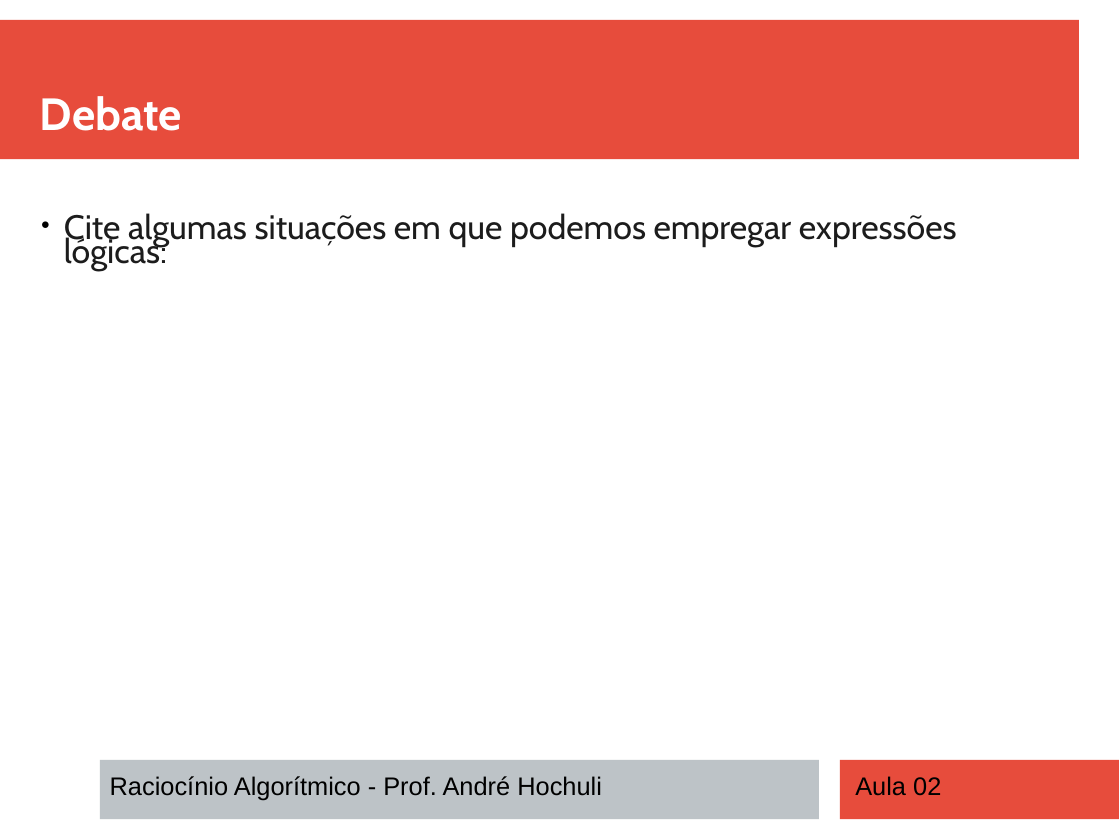
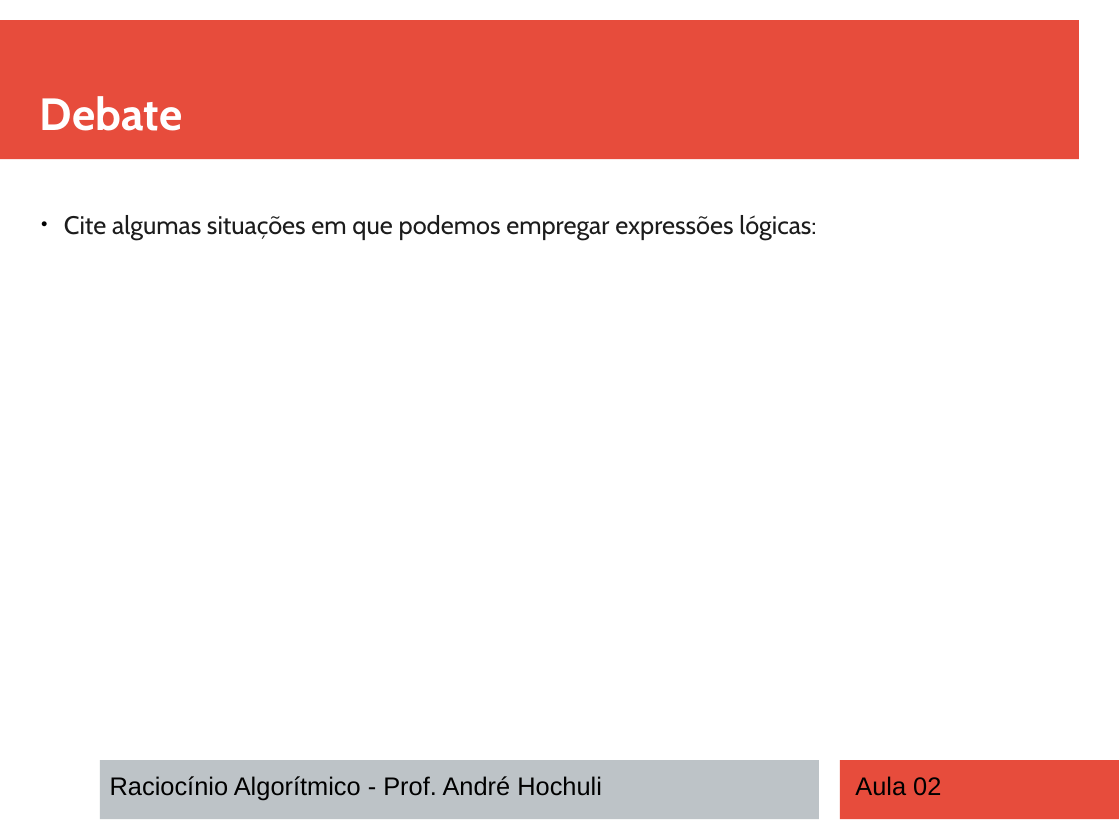
Before and after one commit to andrehochuli/teaching, a slide deck: slide 10 of RaciocinioAlgoritmico/Aula 02 - Estruturas de Seleção (IF)/Aula 02 - Estruturas de Seleção (IF).pptx. Drawn at 1120x840 pixels with LibreOffice and Linux fonts; fonts in the diff are those of the drawing. Boxes give left, top, right and bottom in pixels: in the first picture for what was removed or moved away, otherwise in the second. Text is boxed around its words. In the diff, an @@ line names an element or a change of style, - is before the commit and + after.

```diff
--- a/RaciocinioAlgoritmico/Aula 02 - Estruturas de Seleção (IF)/Aula 02 - Estruturas de Seleção (IF).pptx
+++ b/RaciocinioAlgoritmico/Aula 02 - Estruturas de Seleção (IF)/Aula 02 - Estruturas de Seleção (IF).pptx
@@ text "Cite algumas situações em que ..." at [64, 215, 816, 240]: size 24 to 18 pt @@
```
Also in this commit, not shown: 4 other slides changed, 1 other file.
